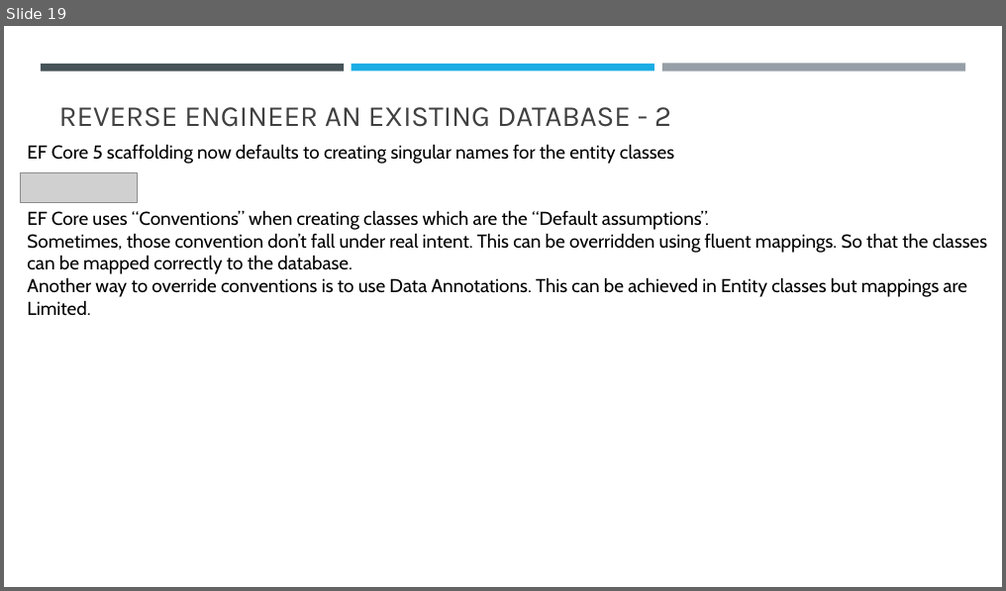
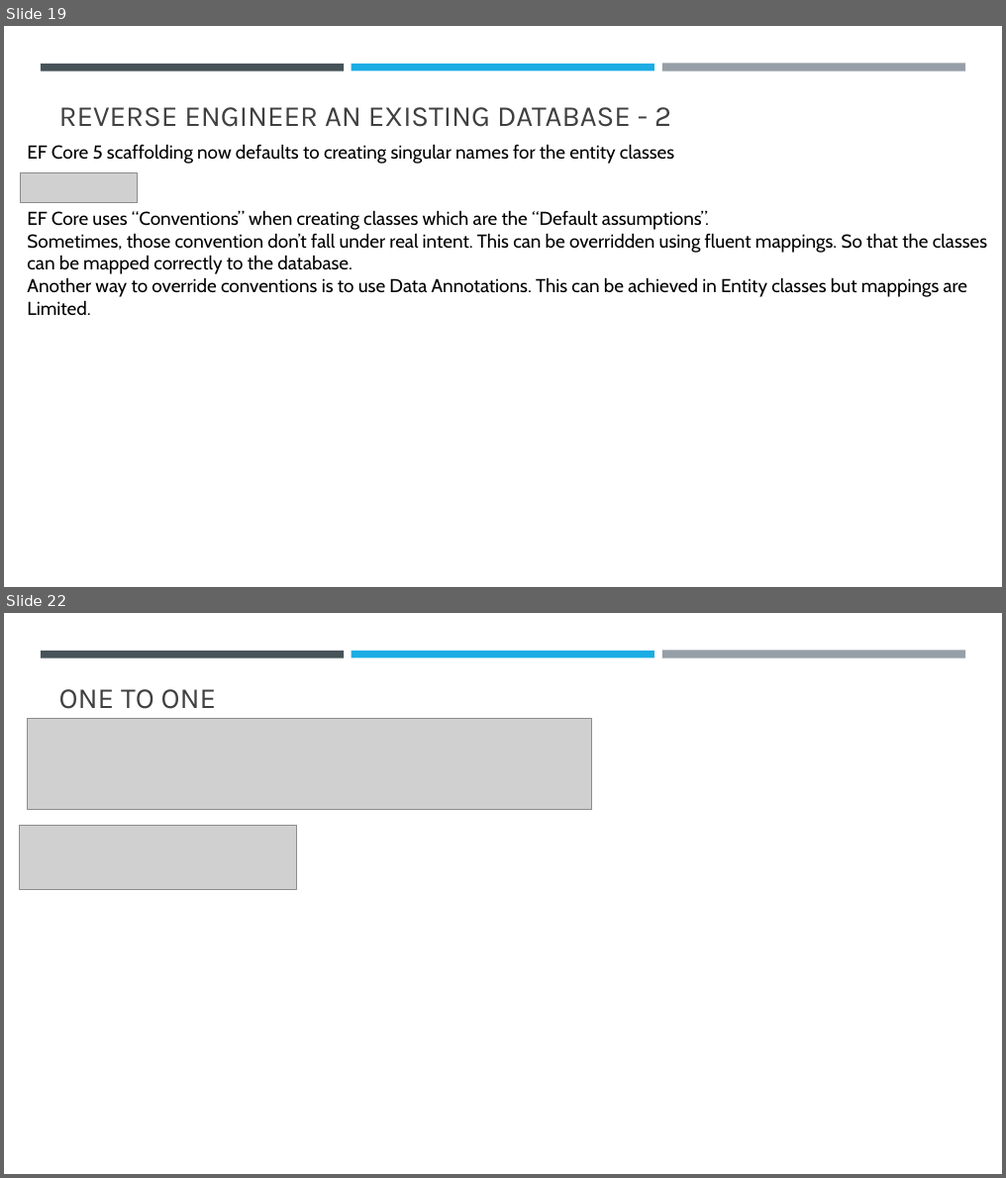
Before and after one commit to sansindia85/AzurePostgreSQL, a slide deck: Presentation/AzurePostgreSQl.pptx. Shown one above the other, each under a label of ours: slide 19 before the commit, slides 19 and 22 after it; the slides between them are not shown. The pictures are 1006x591 and 1006x1178 pixels, drawn with LibreOffice and Linux fonts; fonts in the diff are those of the drawing; grey boxes stand for pictures. Boxes give left, top, right and bottom in pixels: in the first picture for what was removed or moved away, otherwise in the second. Text is boxed around its words. In the diff, an @@ line names an element or a change of style, - is before the commit and + after.

```diff
--- a/Presentation/AzurePostgreSQl.pptx
+++ b/Presentation/AzurePostgreSQl.pptx
@@ slide 22 added at (x1=4, y1=613, x2=1002, y2=1174), background #FFFFFF; not listed: 3 template elements that a slide beside it also shows @@
@@ title added at (x1=59, y1=689, x2=217, y2=709), 28 pt, text #404040 @@
+ONE TO ONE
@@ picture added at (x1=27, y1=719, x2=592, y2=810) @@
@@ picture added at (x1=20, y1=826, x2=297, y2=889) @@
```
Also in this commit, not shown: 4 other slides added, 30 other files.
